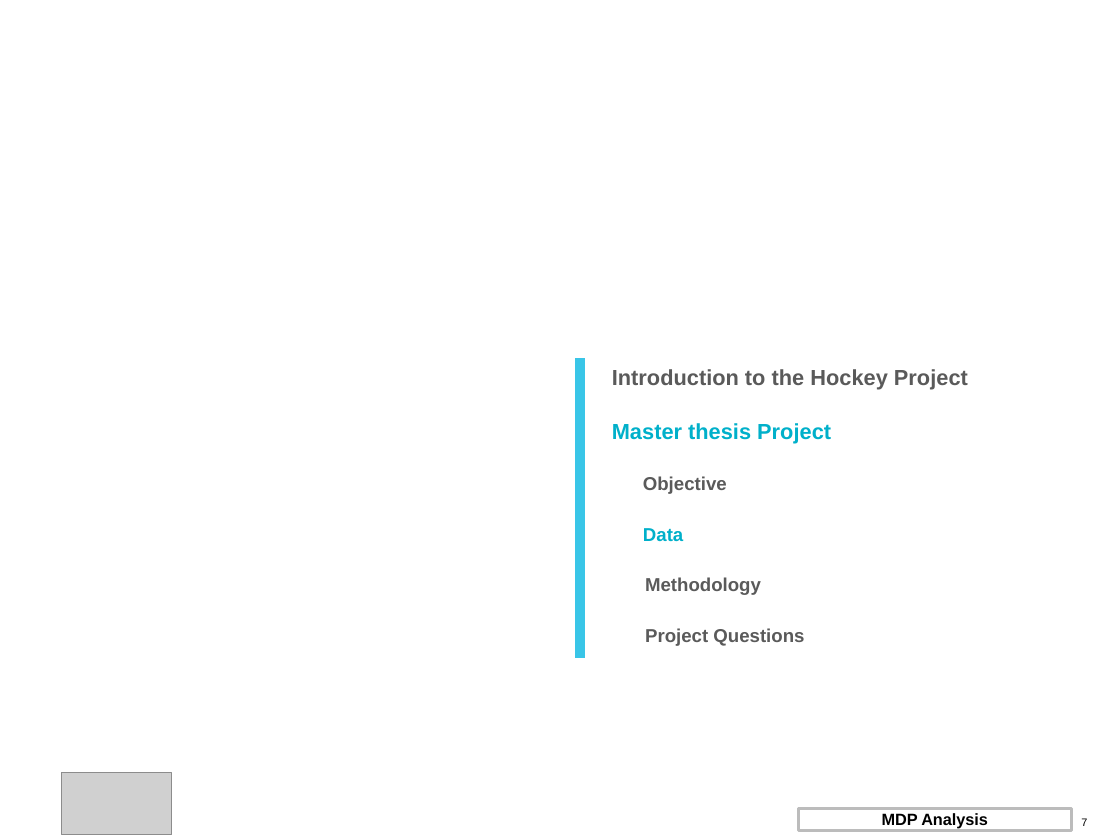
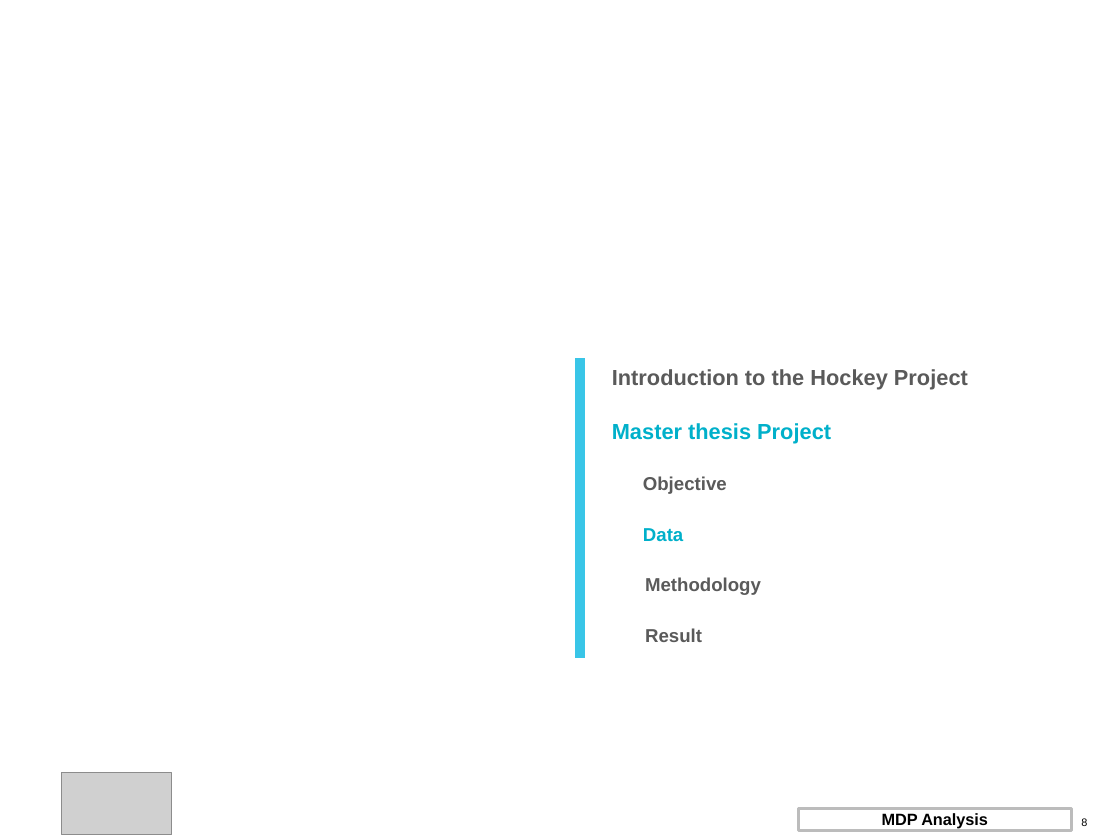
Before and after one commit to jackmat/HockeyThesis, a slide deck: slide 8 of MasterThesis/Presentations/HockeyMDP.pptx (slide 7 before the commit). Drawn at 1120x840 pixels with LibreOffice and Linux fonts; fonts in the diff are those of the drawing; grey boxes stand for pictures; background and template pictures are left out. Boxes give left, top, right and bottom in pixels: in the first picture for what was removed or moved away, otherwise in the second. Text is boxed around its words. In the diff, an @@ line names an element or a change of style, - is before the commit and + after.

```diff
--- a/MasterThesis/Presentations/HockeyMDP.pptx
+++ b/MasterThesis/Presentations/HockeyMDP.pptx
@@ text at <box>645,628,702,642</box>: text changed @@
-Project Questions
+Result
@@ page number at <box>1081,818,1087,826</box>: text changed @@
-7
+8
```
Also in this commit, not shown: 6 other slides changed, 8 slides added, 53 other files.
